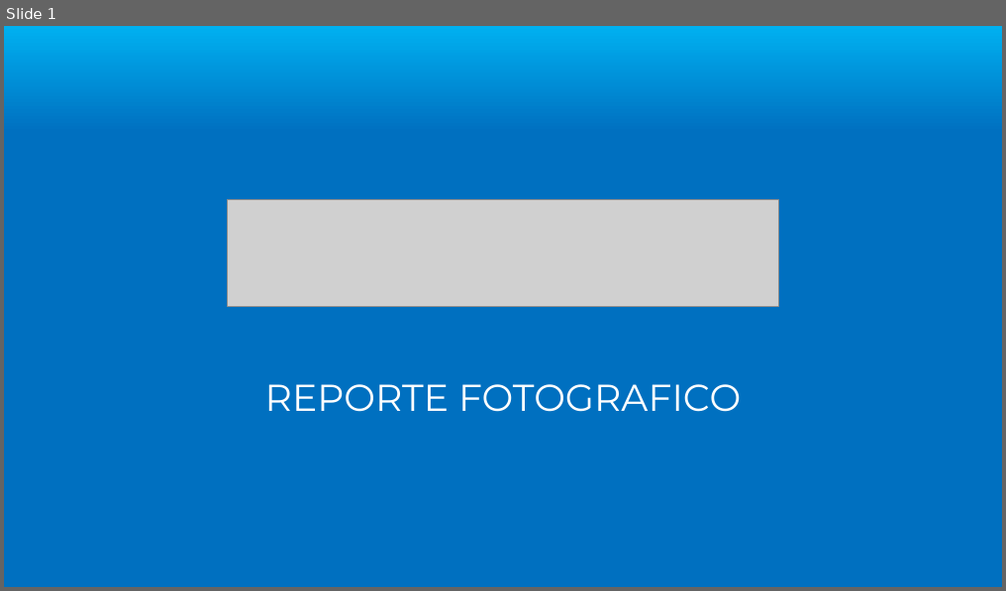
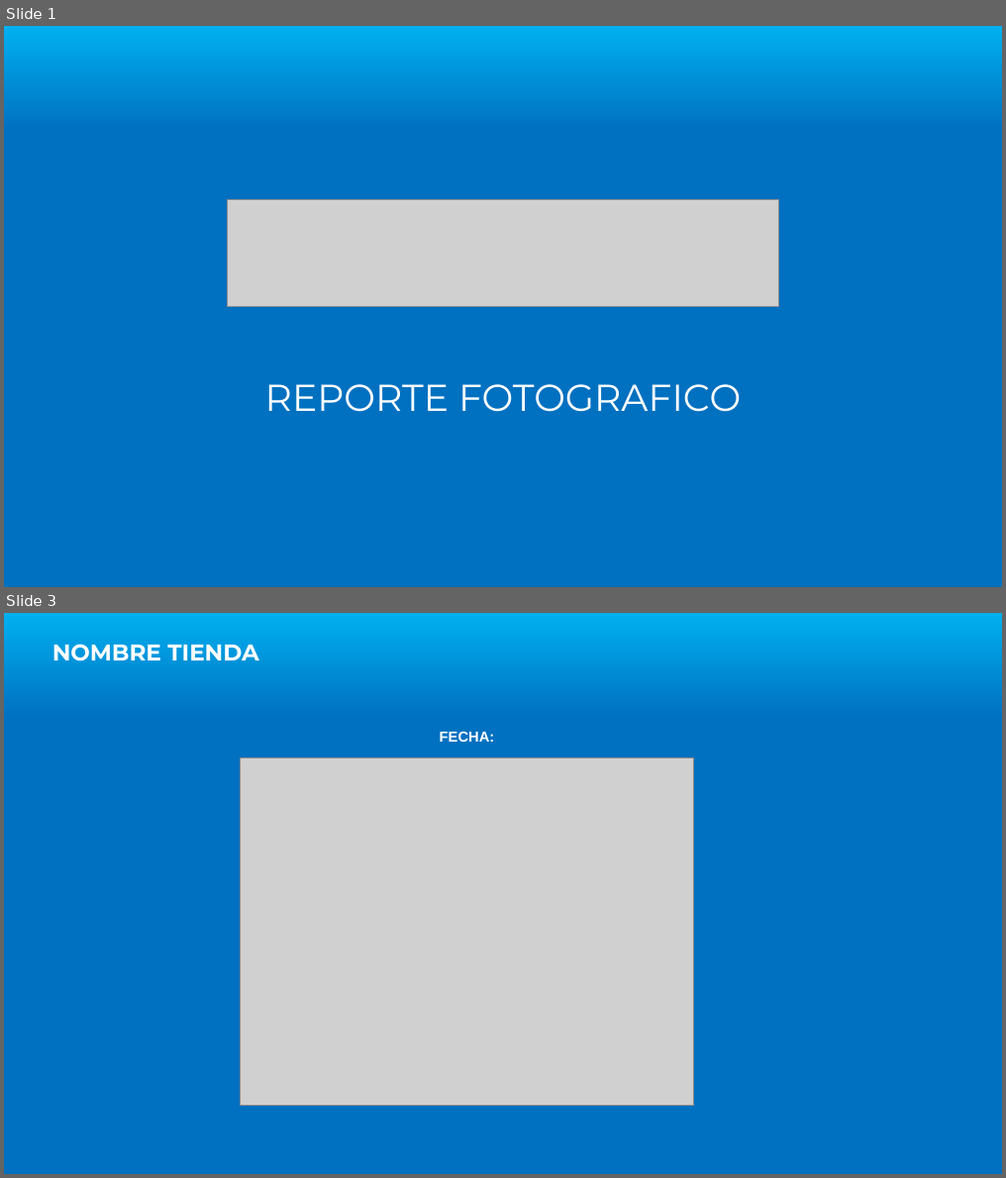
Before and after one commit to jrolivares/App-Imp, a slide deck: Termplate.pptx. Shown one above the other, each under a label of ours: slide 1 before the commit, slides 1 and 3 after it; the slides between them are not shown. The pictures are 1006x591 and 1006x1178 pixels, drawn with LibreOffice and Linux fonts; fonts in the diff are those of the drawing; grey boxes stand for pictures; background and template pictures are left out. Boxes give left, top, right and bottom in pixels: in the first picture for what was removed or moved away, otherwise in the second. Text is boxed around its words. In the diff, an @@ line names an element or a change of style, - is before the commit and + after.

Commit message:
feat: new template + slide layout by photo count
- Replace Termplate.pptx with Termplate Sell-Out REV.pptx (8-slide structure)
- Slide 0: title, Slide 1: chain intro, Slides 2-7: 1-6 photo layouts
- New generate_pptx: copies title, then per chain adds intro + store slides
  using the correct layout for each store's photo count (1–6 photos)
- New update_store_slide: handles groups (slides 4-6), collects absolute
  picture slot positions via group transform, removes groups/pics, inserts
  real photos at correct absolute positions
- New make_chain_divider: copies chain-intro slide (idx 1) and fills NOMBRE CADENA
- New helpers: _collect_pic_slots (incl. group coordinate math), _remove_all_pics

```diff
--- a/Termplate.pptx
+++ b/Termplate.pptx
@@ slide 3 added at (4, 613, 1002, 1174), background gradient #00B0F0 to #0070C0 @@
@@ text added at (53, 644, 258, 662), 22 pt, text #FFFFFF, bold @@
+NOMBRE TIENDA
@@ text added at (440, 731, 495, 742), 14 pt, text #FFFFFF, bold @@
+FECHA:
@@ picture added at (240, 759, 693, 1106) @@
```
Also in this commit, not shown: 6 other slides added, 5 slides removed, 1 other file.
